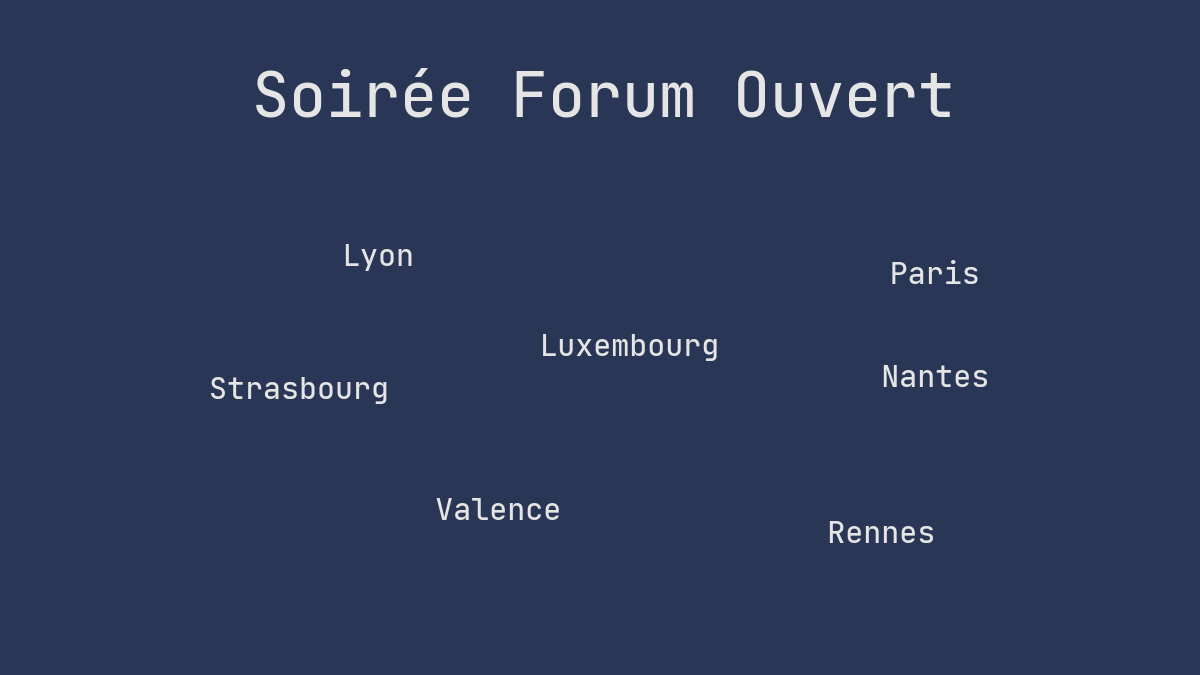
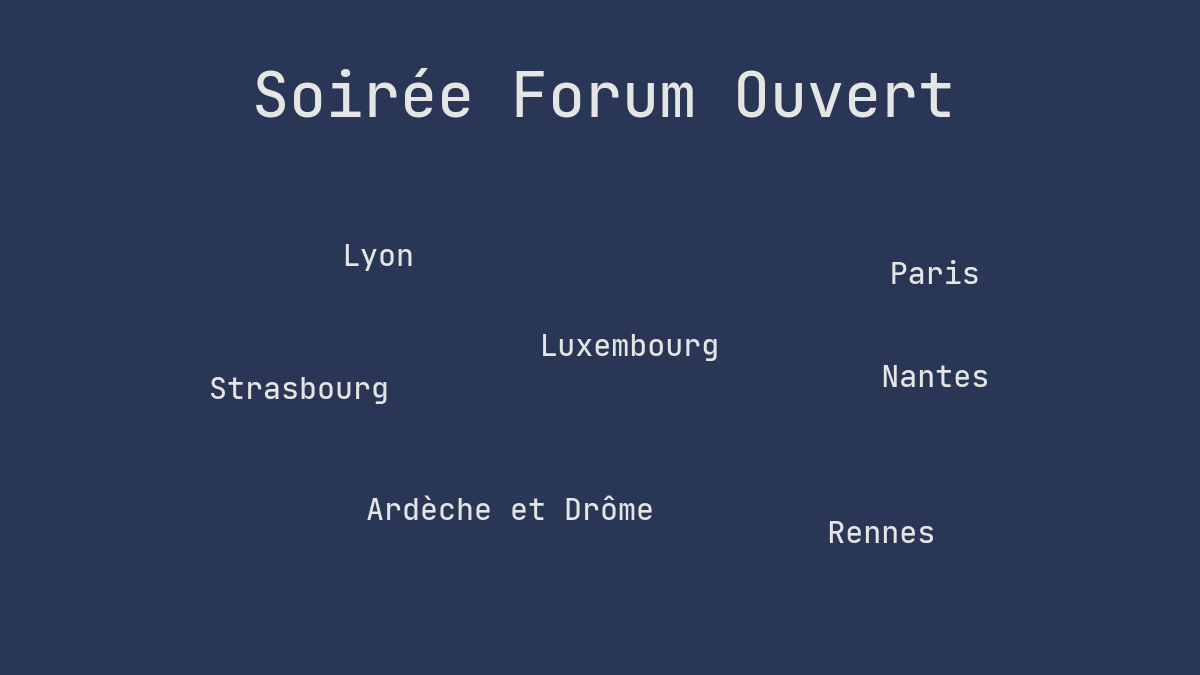
The second 1200 × 675 image is a revision of the first. Changes to its layers:
painted on "Valence" over [left=367, top=495, right=652, bottom=520]
